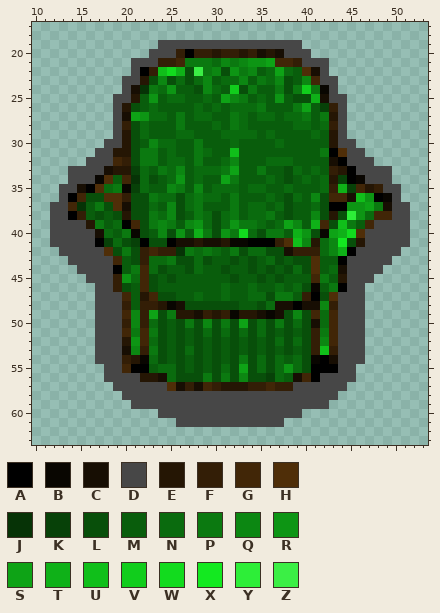
Two versions of one pixel-art sprite, GameJam/Assets/Sprites/Items/Armchair_shadow.png. Above is the file before it was changed.
The file is 64x64 pixels. Shown: x 10..53, y 17..63.
Palette (. is transparent): A #000000  B #090601  C #170e03  D #474747  E #251604  F #331e06  G #412607  H #4f2e08  J #063306  K #074108  L #084f0a  M #095d0c  N #0a6b0e  P #0b7910  Q #0c8712  R #0d9514  S #0ea316  T #0fb118  U #10bf1a  V #11cd1c  W #12db1e  X #13e920  Y #2dee38  Z #3bef45
Pixels before, first column x 12:
19 ............DDDDDDDDDDDDDDDD............
20 ...........DDDFAFFEFFEFCECDDD...........
21 .........DDDFFGPPPNQPQRRSGGFDDD.........
22 .........DAFUWTLZPQLRPQMNSNMHCD.........
23 ........DDELQLNLNQMNNQMPNQLMQGDD........
24 ........DCJPNRMMLQNMVLPMMPLPVPBD........
25 .......DDEMRMNNMMNMSQPMNMRMLLTCDD.......
26 .......DELMNMMMMNMNMNNNPMMMPSMKFD.......
27 .......DCSRNNMPMNNMMPNMNNMNNPMPED.......
28 .......DFLNMMMPMMMNMPNMMMMMNNMNFD.......
29 .......DELNMMMNNMMMNNNNMNMMMMNMED.......
30 ......DDELMQNNMMPMMMNMMMMNMMMMMEDD......
31 .....DDEELPPMNMMPNMMUMMMMMMMMMPAHDD.....
32 ....DDDGFLPPMNNMPMMNQMMMNNNMMMMCADDD....
33 ..DDDDCEEKNMPNQMNNNPSMMPMMLNMNMFEADDDD..
34 ..DDDBHMGJNLMNRMNMMSPMMMNMLMNMNEKABDDD..
35 .DDCAHNPBKNMMQPMQMNNNMNNMMNMMMNFTKGEFDD.
36 .DAGLLHHFLLPNNLNPNNMPMMMNMLNMQLGGCURABD.
37 DDGJMPLHCLLNMQLNPMMMPMNNMNLMMNLAARRSPCDD
38 DDAFMLMLELLPNQLMPNLNPMNNPMLMMQLELYRNGGDD
39 DDDDEPMNAGLPQPMQRNLNRPPNMNSQMTGLUPMGDDDD
40 DDDDDCNMPBLMQLRMTPLRPWNLPPMTRLBSTWHDDDDD
41 DDDDDAKNLKALLACCECCEBBAAAFHUQENQXLEDDDDD
42 .DDDDDHLPLFGFFJPNPNMPLNNLLCFFFNQTADDDDD.
43 ..DDDDDGMLFNNPLLNLMMLMLMNLMLLHMMADDDDD..
44 ...DDDDAMPGNLMMLNMMLMMLMLMLNLHMNCDDDD...
45 ....DDDFRNGLMLMMMMMMLMMLMLMMMGPMEDDD....
46 .....DDFLMGLMMMMMMMNMMNMMNMNLBMPADD.....
47 .....DDDGMEGLLMMNMMNMMNNLPPMFALHDDD.....
48 .....DDDFMFFEBCLLLLLLMMLNCCACCQFDDD.....
49 .....DDDGQFSLPEECFEFBEECBCLQLGNGDDD.....
50 .....DDDFQFNLMLPLQLPLSLNLPLNLCNGDDD.....
51 .....DDDGPGPLMLMLNLNLNLNLMLMLFPGDDD.....
52 .....DDDERGNLMLMLMLMLMLMLNLNLFQGDDD.....
53 .....DDDCQFPLMLNLMLMLMLMLMLMLFUFDDD.....
54 .....DDDFEBNLMLMLMLMLPLNLNMNLBACDDD.....
55 ......DDGAAMNNLMLMLNLSLNLNRNLAAADD......
56 ......DDDDEECNLLLPLPLQLLKNMCGADDDD......
57 .......DDDDDDHCFCGFEEEFFGFFDDDDDD.......
58 ........DDDDDDDDDDDDDDDDDDDDDDDD........
59 .........DDDDDDDDDDDDDDDDDDDDDD.........
60 ............DDDDDDDDDDDDDDDD............
61 ..............DDDDDDDDDDDD..............
Now the later version:
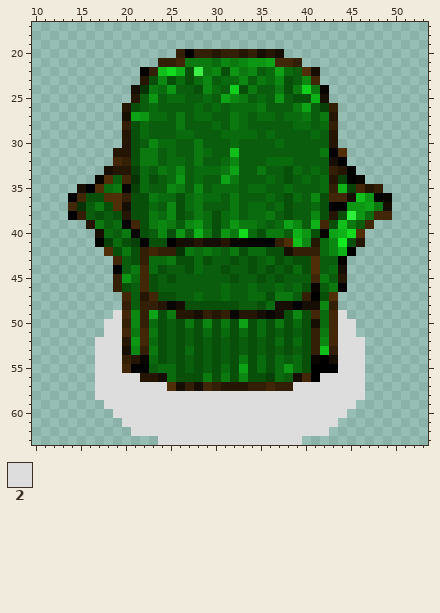
Colours new in this view: 2 #dddddd
Changes in this commit:
Changed rows in their new state; - is an unchanged pixel.
first column x 12:
19 ------------................------------
20 -----------...------------...-----------
21 ---------...----------------...---------
22 ---------.--------------------.---------
23 --------..--------------------..--------
24 --------.----------------------.--------
25 -------..----------------------..-------
26 -------.------------------------.-------
27 -------.------------------------.-------
28 -------.------------------------.-------
29 -------.------------------------.-------
30 ------..------------------------..------
31 -----..--------------------------..-----
32 ----...--------------------------...----
33 --....----------------------------....--
34 --...------------------------------...--
35 -..----------------------------------..-
36 -.------------------------------------.-
37 ..------------------------------------..
38 ..------------------------------------..
39 ....--------------------------------....
40 .....------------------------------.....
41 .....------------------------------.....
42 -.....----------------------------.....-
43 --.....--------------------------.....--
44 ---....--------------------------....---
45 ----...--------------------------...----
46 -----..--------------------------..-----
47 -----...------------------------...-----
48 -----...------------------------...-----
49 -----..2------------------------2..-----
50 -----.22------------------------22.-----
51 -----.22------------------------22.-----
52 -----222------------------------222-----
53 -----222------------------------222-----
54 -----222------------------------222-----
55 -----222------------------------222-----
56 -----22222--------------------22222-----
57 -----22222222--------------22222222-----
58 -----222222222222222222222222222222-----
59 ------2222222222222222222222222222------
60 -------22222222222222222222222222-------
61 --------222222222222222222222222--------
62 ---------2222222222222222222222---------
63 ------------2222222222222222------------
